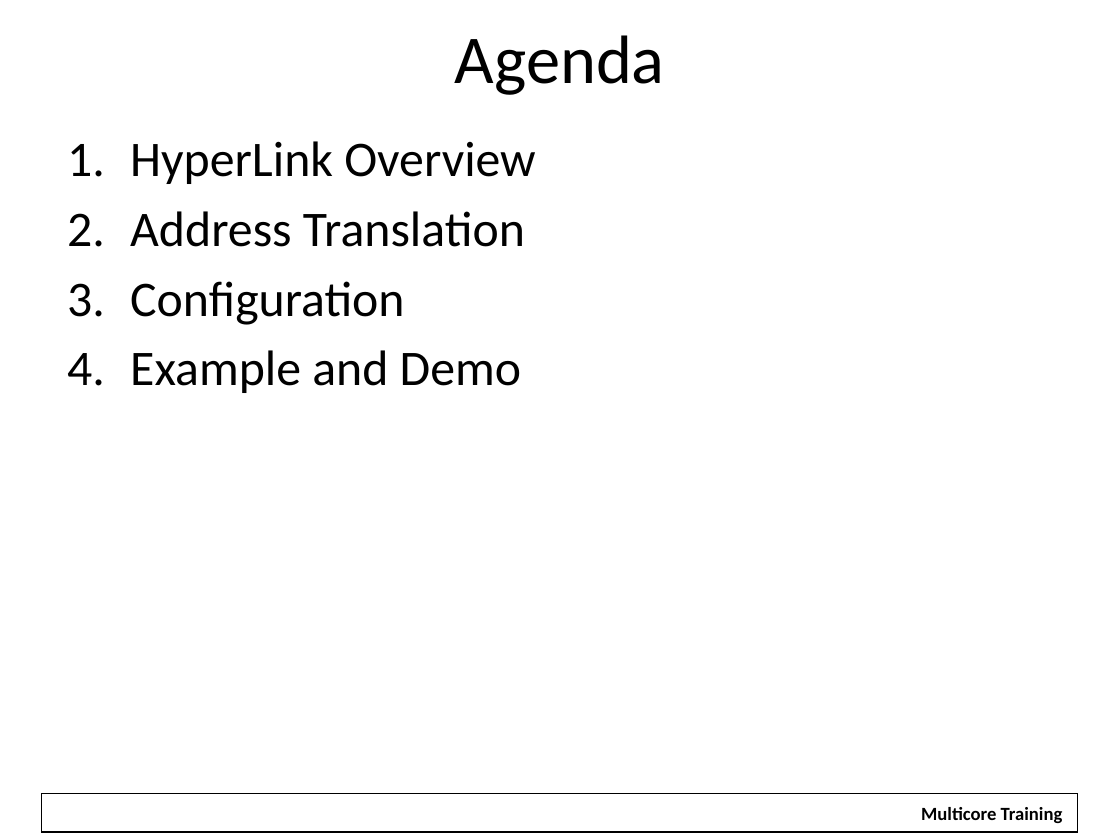
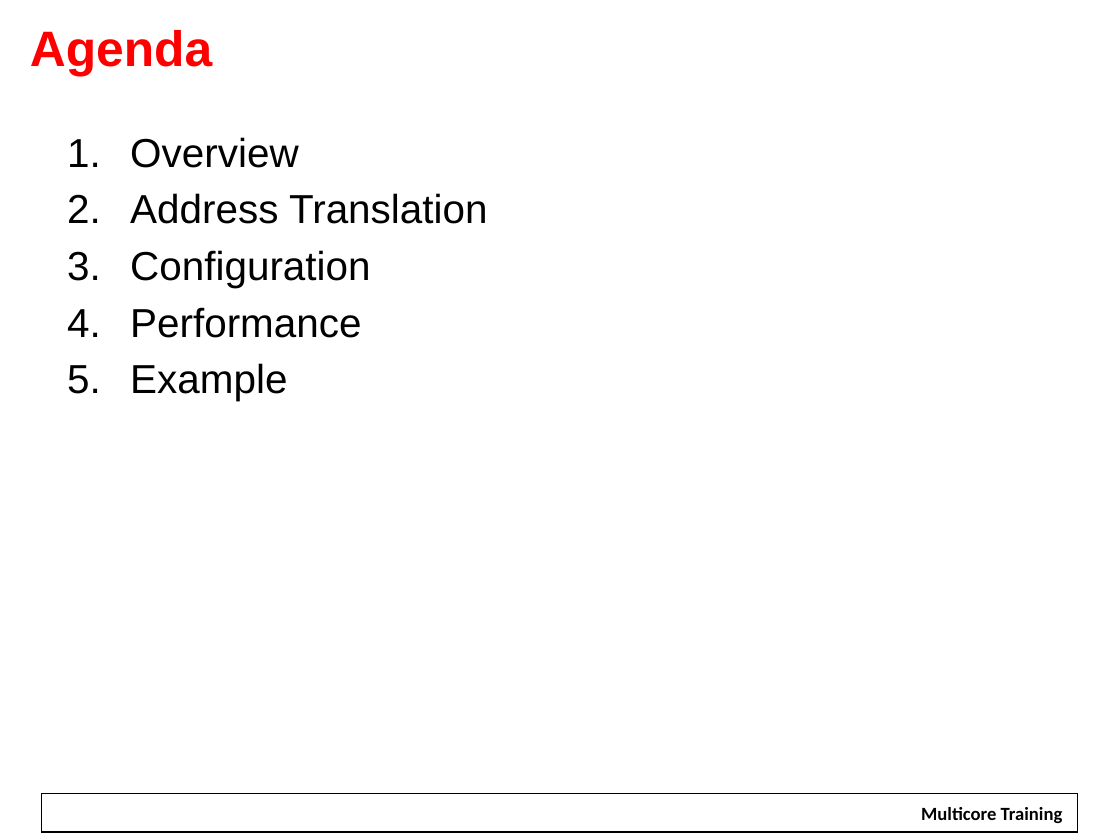
Before and after one commit to hari1989/keystone-workshop, a slide deck: slide 2 of slides/Intro to Hyperlink.pptx. Drawn at 1120x840 pixels with LibreOffice and Linux fonts; fonts in the diff are those of the drawing; background and template pictures are left out. Boxes give left, top, right and bottom in pixels: in the first picture for what was removed or moved away, otherwise in the second. Text is boxed around its words. In the diff, an @@ line names an element or a change of style, - is before the commit and + after.

```diff
--- a/slides/Intro to Hyperlink.pptx
+++ b/slides/Intro to Hyperlink.pptx
@@ title "Agenda": place and size @@
-title "Agenda" at (455,35,665,95)
+title "Agenda" at (30,30,212,77)
@@ title "Agenda" at (30,30,212,77): size 44 to 32 pt, font Calibri to Arial, text colour #000000 to #FF0000, bold on; alignment centre to left @@
@@ text at (130,137,298,168): text changed; size 32 to 26 pt; font Calibri to Arial @@
-1. HyperLink Overview
+1. Overview
@@ text at (130,193,487,288): size 32 to 26 pt, font Calibri to Arial in "Address Translation", "Configuration"; less space between paragraphs @@
@@ text at (130,307,361,401): text changed; size 32 to 26 pt; font Calibri to Arial @@
-4. Example and Demo
+4. Performance
+5. Example
```
Also in this commit, not shown: 23 other slides changed, 40 slides added, 23 slides removed, 1 other file.
